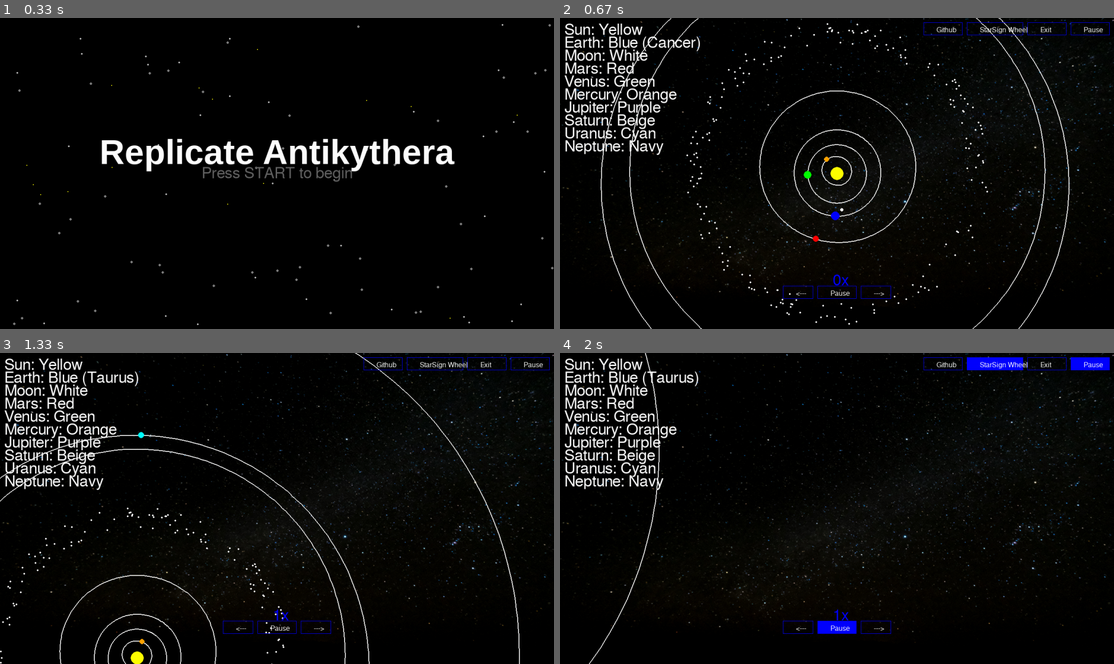
Above: before the commit, frames 1-4 (two rows, left to right).
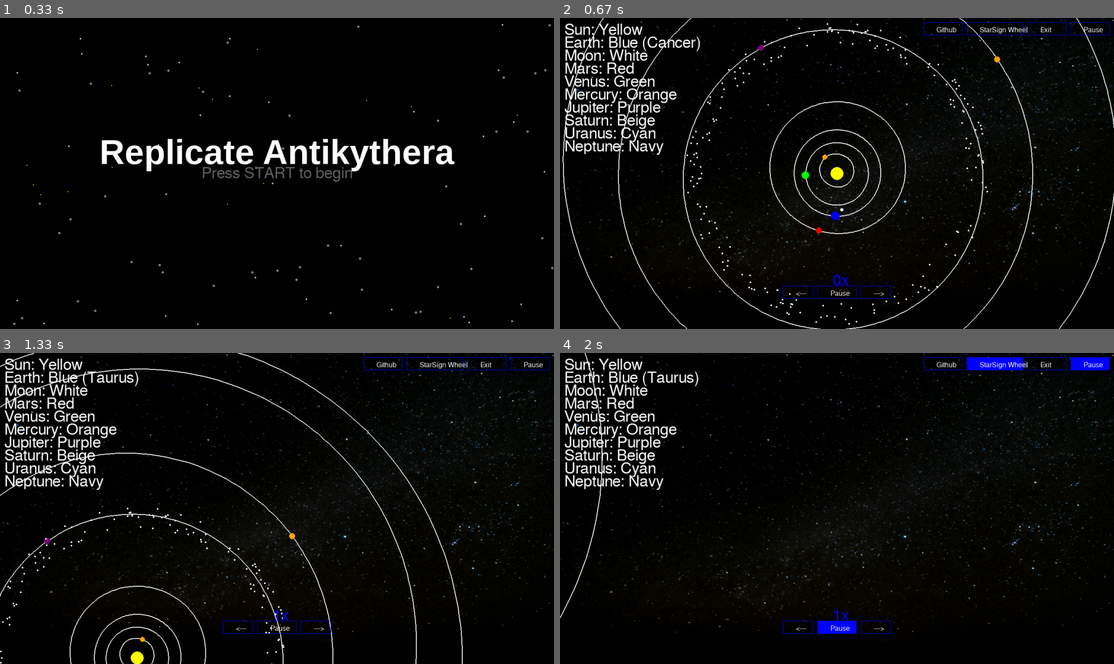
Above: after the commit, the same moments.

Repository: LBassett21/ReplicateAntikythera
Game: pygame game, started from ReplicateAntikythera/ReplicateAntikythera.py
Two runs of this game, one before a commit and one after it. Both use one fixed random seed, a clock stepped at 60 frames per second and the inputs below.
Inputs (mouse positions are in pixels of both pictures, inside the frame that each line leads up to):
- Up to frame 1 (0.33 s): no input
- Up to frame 2 (0.67 s): press the mouse at (837, 173) at 0.37 s; move the mouse to (748, 148) at 0.47 s; release the mouse at (665, 126) at 0.6 s
- Up to frame 3 (1.33 s): press the mouse at (315, 626) at 0.7 s; move the mouse to (193, 570) at 0.8 s; release the mouse at (72, 514) at 0.93 s; press the mouse at (382, 362) at 1.03 s; move the mouse to (432, 492) at 1.13 s; release the mouse at (487, 626) at 1.27 s
- Up to frame 4 (2 s): press the mouse at (837, 626) at 1.37 s; move the mouse to (742, 511) at 1.47 s; release the mouse at (654, 393) at 1.6 s; press the mouse at (992, 362) at 1.7 s; move the mouse to (875, 377) at 1.8 s; release the mouse at (759, 393) at 1.93 s

Frame 1 is identical in both runs. In frame 2, 3.9% of the frame differs, in the area x 0-100%, y 0-100%; in frame 3, 3.1%; in frame 4, 0.4%.

Commit message:
corrected scaling factor

Diff:
--- a/ReplicateAntikythera/GUI.py
+++ b/ReplicateAntikythera/GUI.py
@@ -13,7 +13,7 @@
 px_per_au = 100
 
 def scale_r(r: float) -> float:
-    return r * -0.25 + 1.25
+    return 6 / r**2
 
 def align_planets(t, direction, planets):
     for p in planets:
@@ -188,8 +188,10 @@
     "Neptune": Planet(Orbit.fromDb("Neptune", db))
 }
 
-for planet in planets.values():
-    planet.orbit.a = planet.orbit.a / scale_r(planet.orbit.a)
+planets["Jupiter"].orbit.a /= 1.5
+planets["Saturn"].orbit.a /= 2
+planets["Uranus"].orbit.a /= 3
+planets["Neptune"].orbit.a /= 4
 
 moons = {
     "Moon": Moon(Orbit.fromDb("Moon", db), planets["Earth"])
Binary file changed: ReplicateAntikythera/antikythera_database.db
